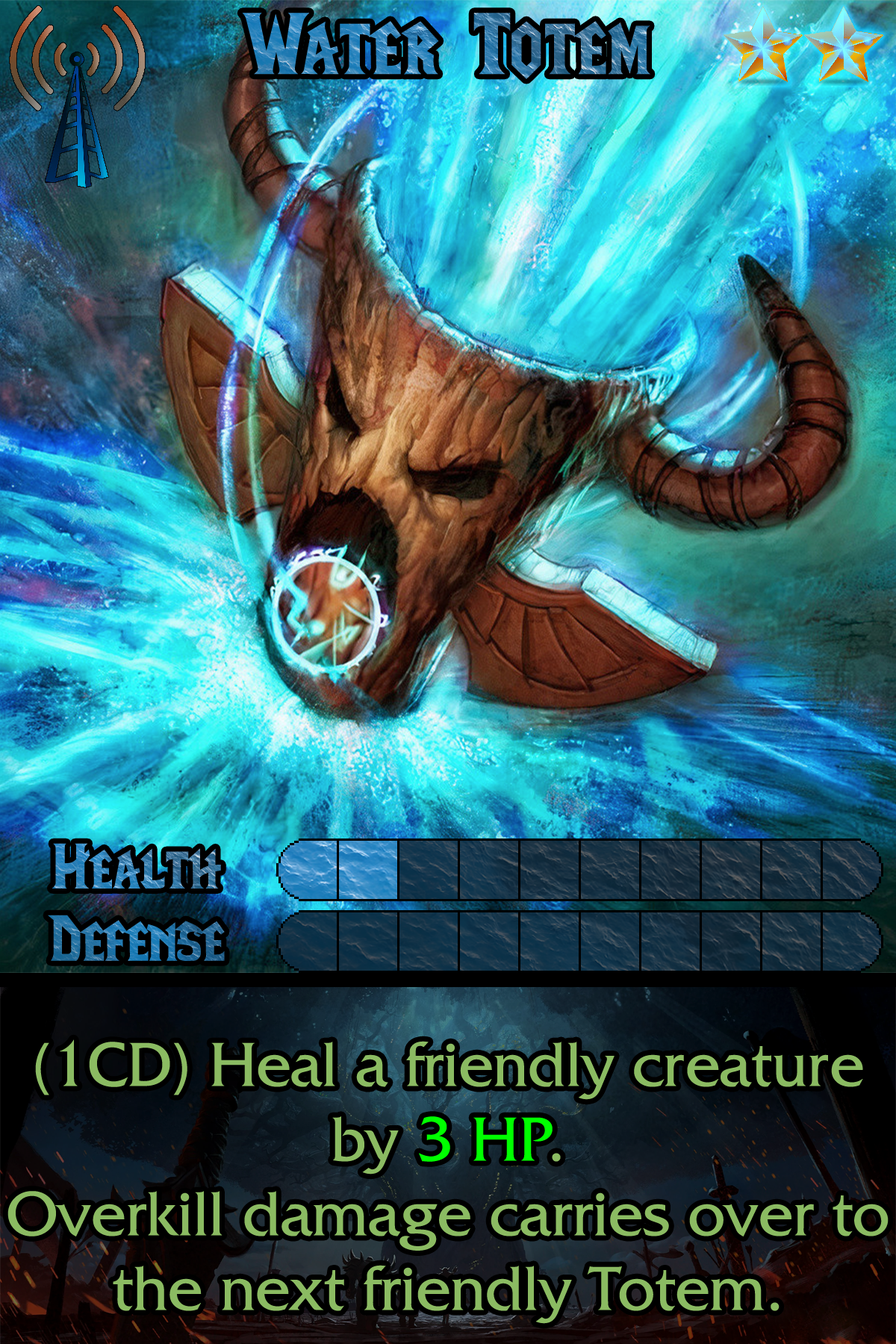
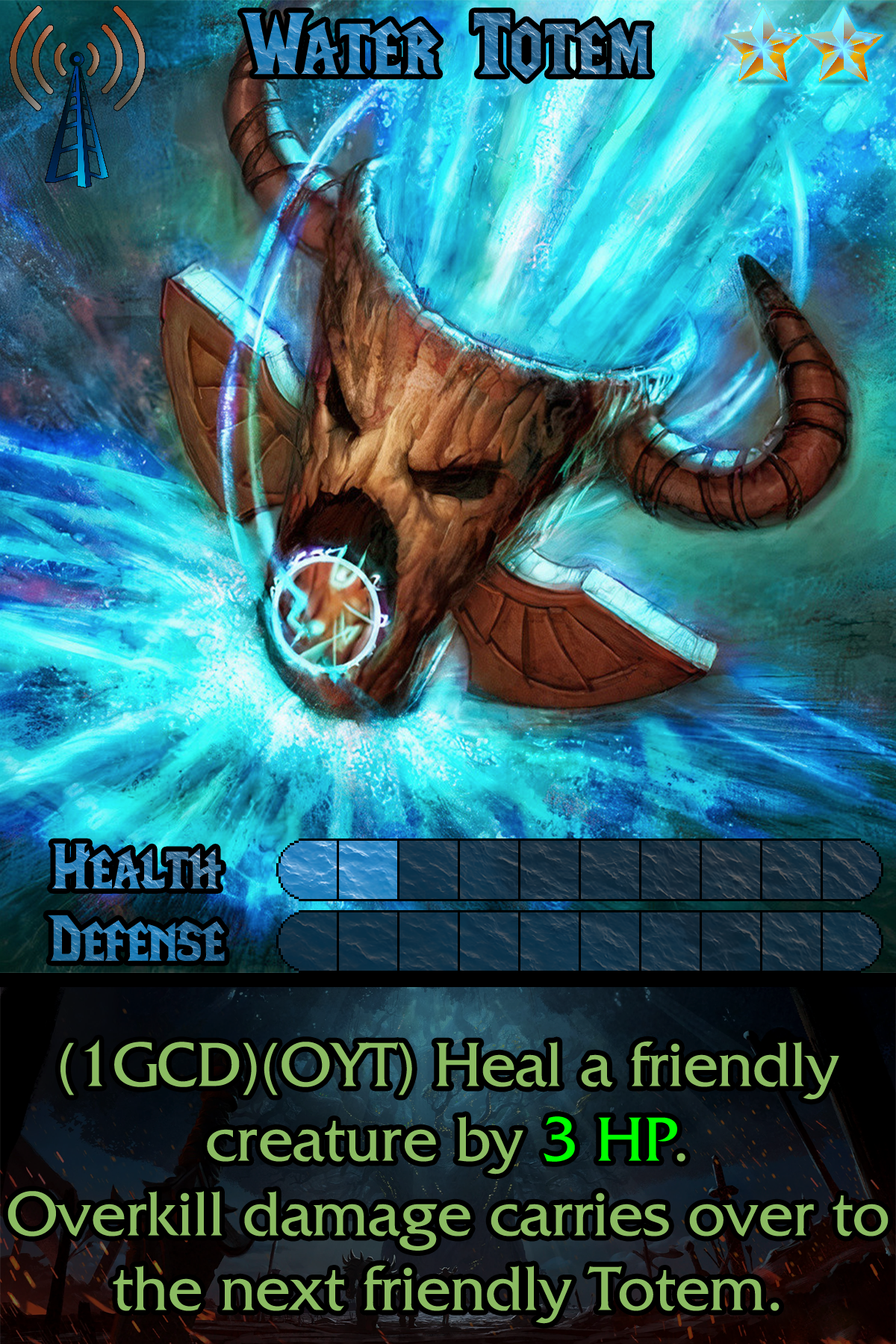
Layered file, before and after one edit (896px x 1344px). Changes by layer:
painted on "Ability" over <box>35,1038,863,1175</box>
